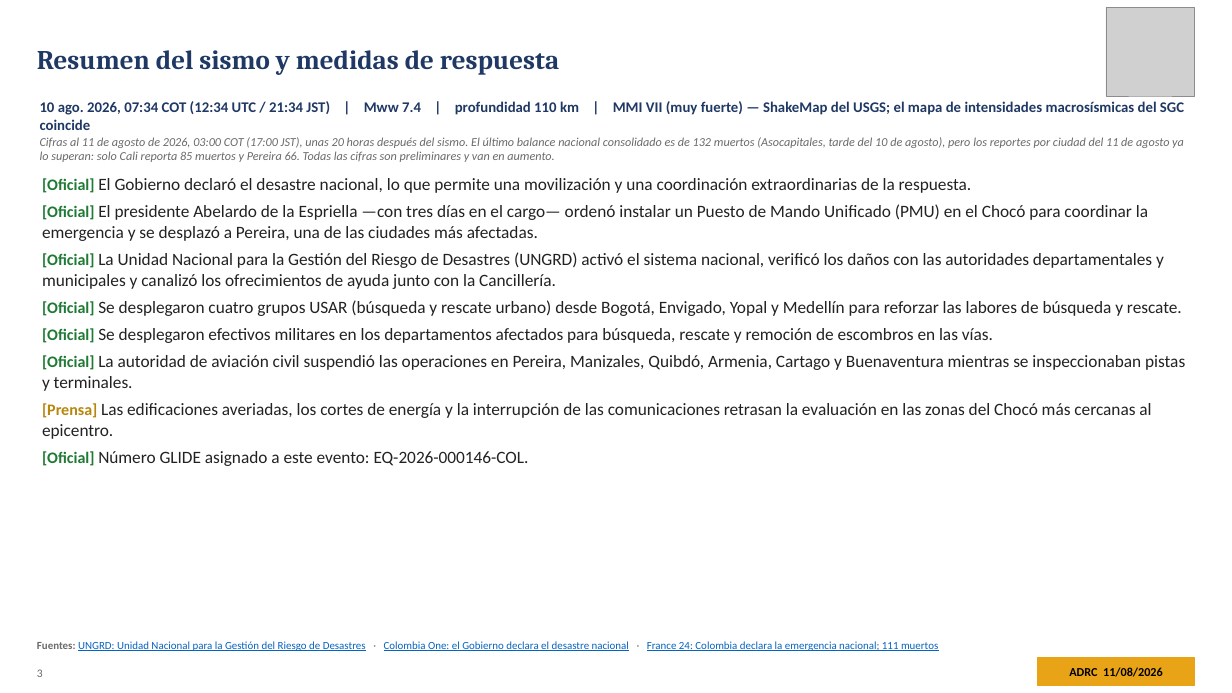
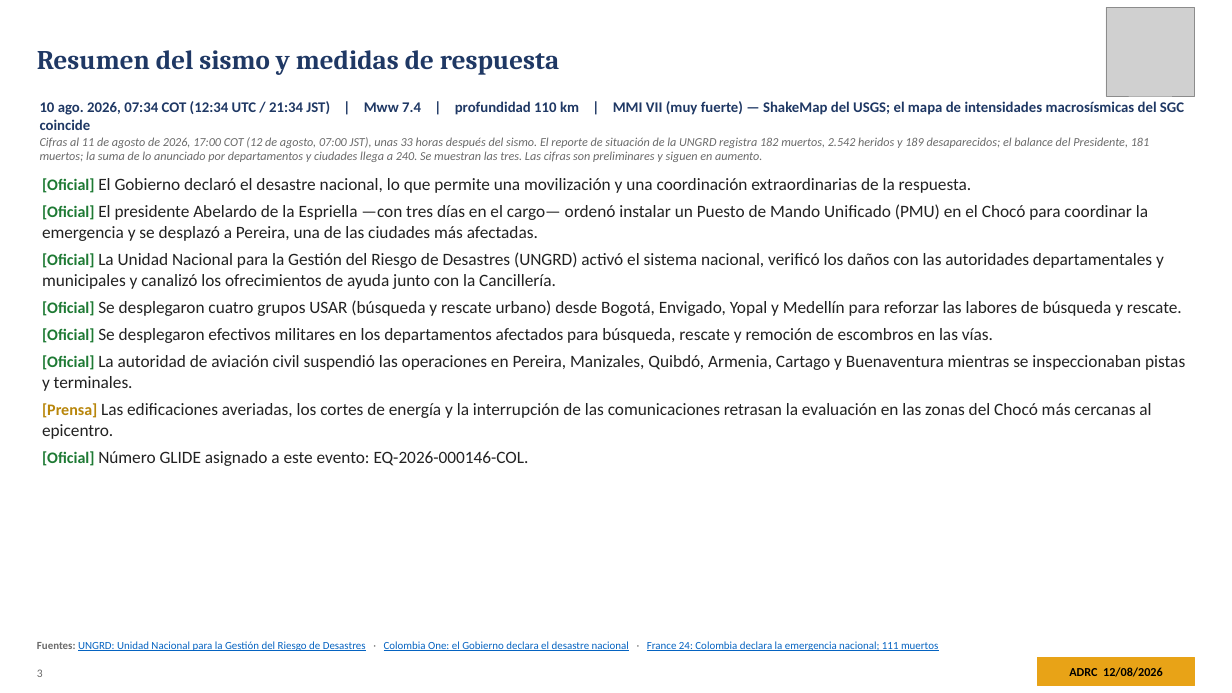
Before and after one commit to kochobi-max/whatsmap, a slide deck: slide 3 of reports/colombia_eq_20260810/output/ADRC_EQ_COL_Choco_20260810_ES.pptx. Drawn at 1232x693 pixels with LibreOffice and Linux fonts; fonts in the diff are those of the drawing; grey boxes stand for pictures. Boxes give left, top, right and bottom in pixels: in the first picture for what was removed or moved away, otherwise in the second. Text is boxed around its words. In the diff, an @@ line names an element or a change of style, - is before the commit and + after.

```diff
--- a/reports/colombia_eq_20260810/output/ADRC_EQ_COL_Choco_20260810_ES.pptx
+++ b/reports/colombia_eq_20260810/output/ADRC_EQ_COL_Choco_20260810_ES.pptx
@@ text at (x1=40, y1=137, x2=1149, y2=162): text changed @@
-Cifras al 11 de agosto de 2026, 03:00 COT (17:00 JST), unas 20 horas después del sismo. El último balance nacional consolidado es de 132 muertos (Asocapitales, tarde del 10 de agosto), pero los reportes por ciudad del 11 de agosto ya lo superan: solo Cali reporta 85 muertos y Pereira 66. Todas las cifras son preliminares y van en aumento.
+Cifras al 11 de agosto de 2026, 17:00 COT (12 de agosto, 07:00 JST), unas 33 horas después del sismo. El reporte de situación de la UNGRD registra 182 muertos, 2.542 heridos y 189 desaparecidos; el balance del Presidente, 181 muertos; la suma de lo anunciado por departamentos y ciudades llega a 240. Se muestran las tres. Las cifras son preliminares y siguen en aumento.
```
Also in this commit, not shown: 26 other slides changed, 7 other files.
